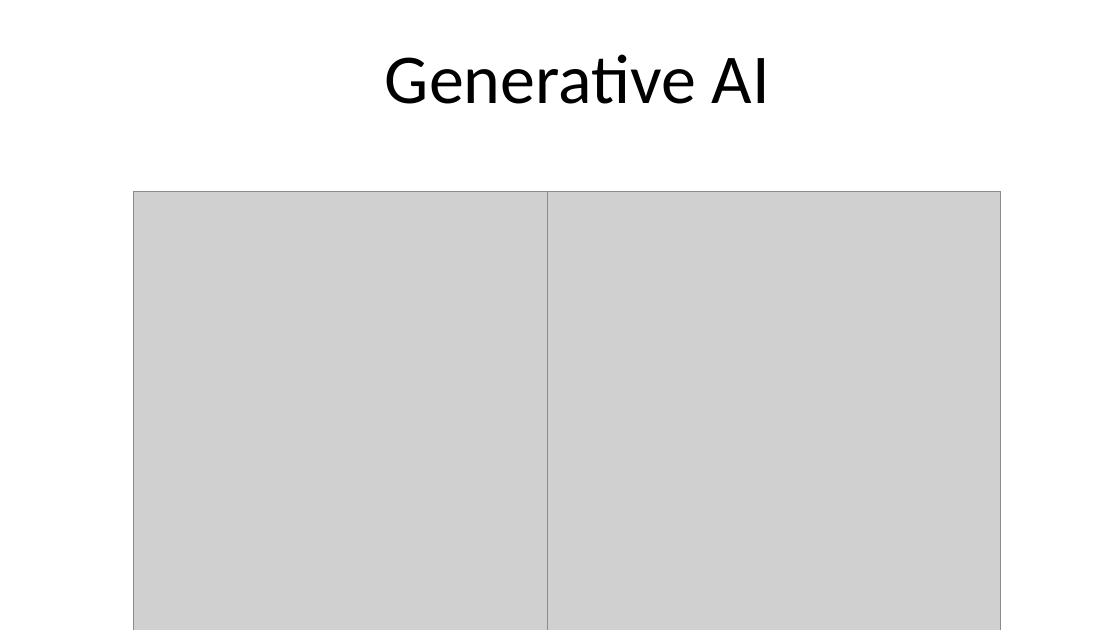
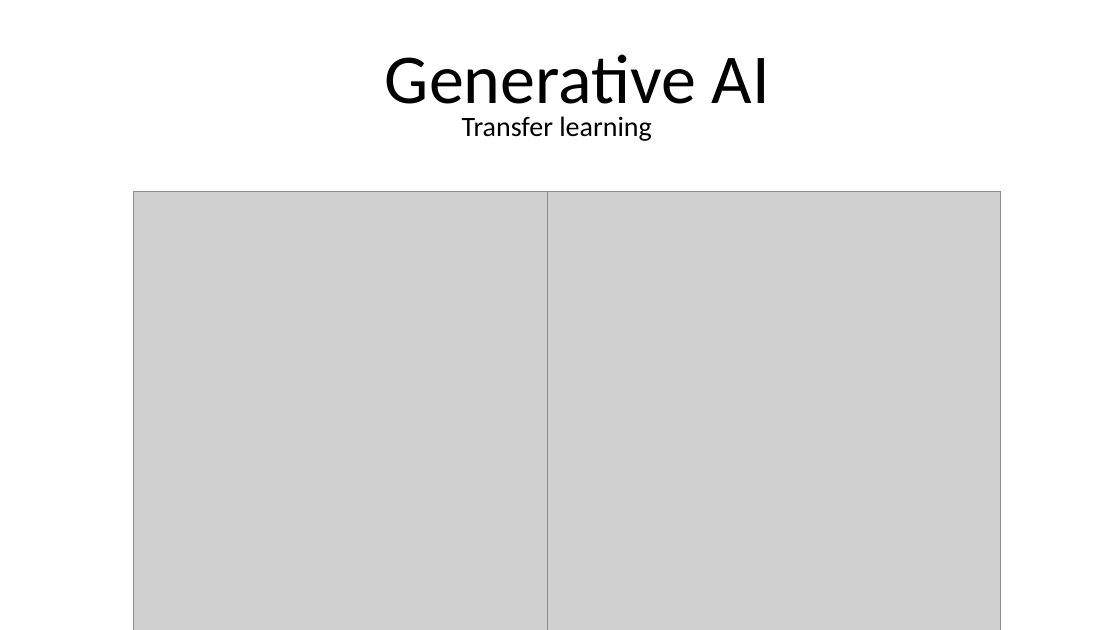
Before and after one commit to motazsaad/NLP-Seminar, a slide deck: slide 1 of slides/LLMs/Transfer learning (finetunning).pptx. Drawn at 1120x630 pixels with LibreOffice and Linux fonts; fonts in the diff are those of the drawing; grey boxes stand for pictures. Boxes give left, top, right and bottom in pixels: in the first picture for what was removed or moved away, otherwise in the second. Text is boxed around its words. In the diff, an @@ line names an element or a change of style, - is before the commit and + after.

Commit message:
add transfer learning materials

```diff
--- a/slides/LLMs/Transfer learning (finetunning).pptx
+++ b/slides/LLMs/Transfer learning (finetunning).pptx
@@ subtitle added at <box>462,116,651,141</box>, 24 pt, text #000000 @@
+Transfer learning
```
Also in this commit, not shown: 6 other slides changed, 23 slides added, 2 slides removed, 5 other files.
